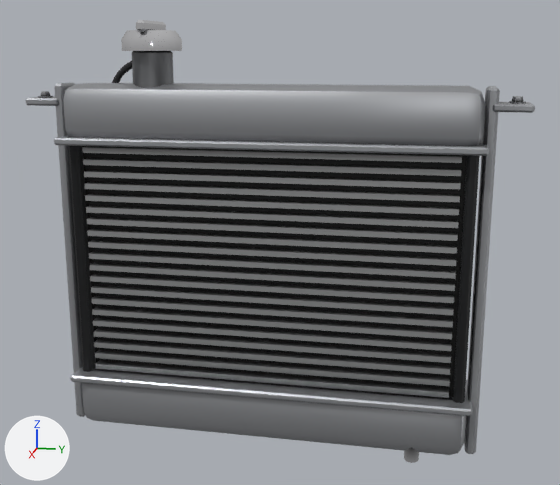
An edit to the glTF model public/models/modcar/parts/rad_small.glb, drawn before and after from the same camera.
Before and after are seen from a 50 mm camera at (0.82, 0.178, 0.434) aimed at (-0.014, 0.012, 0.226). Lighting does not change. The marker at lower left points along +X, +Y and +Z. The older version comes first. Vertices at exactly the same position are counted once.

In view in the first picture: 'PART'.
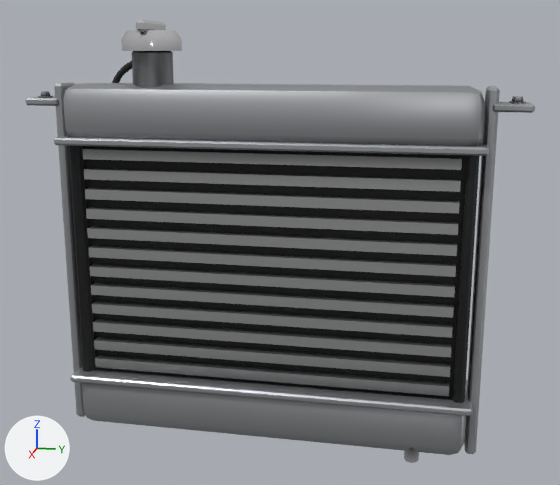
Changed parts and their boxes [x1, y1, x2, y2] in the pictures (560 x 485 px):
part 1 of me_part, added
    after: [94, 337, 450, 377]
part 2 of me_part, added
    after: [93, 319, 451, 357]
part 3 of me_part, added
    after: [92, 301, 453, 338]
part 4 of me_part, added
    after: [91, 282, 454, 318]
part 5 of me_part, added
    after: [87, 226, 457, 256]
part 6 of me_part, added
    after: [86, 207, 458, 235]
part 7 of me_part, added
    after: [85, 187, 460, 214]
part 8 of me_part, added
    after: [84, 168, 461, 192]
part 9 of me_part, deleted
    before: [84, 170, 461, 375]
part 10 of me_part, reshaped
    before: [82, 146, 462, 398]
    after: [82, 148, 462, 396]
part 11 of me_part, recoloured
    before: [83, 158, 461, 399]
    after: [95, 355, 449, 399]

Patch to the scene script:
```diff
--- a/public/models/modcar/parts/rad_small.glb.py
+++ b/public/models/modcar/parts/rad_small.glb.py
@@ me_part @@
 # used by ob_part; location = (0.0, 0.0, 0.0)
-me_part.from_pydata(...)  # 1099 vertices, 2022 faces; spans x -0.06..0.036, y -0.272..0.272, z -0.008..0.466
+me_part.from_pydata(...)  # 1035 vertices, 1926 faces; spans x -0.06..0.036, y -0.272..0.272, z -0.008..0.466
+# me_part part 1: a new loose piece, a box spanning x -0.002..0.018, y -0.205..0.205, z 0.093..0.104, in mat_alu
+# me_part part 2: a new loose piece, a box spanning x -0.002..0.018, y -0.205..0.205, z 0.116..0.127, in mat_alu
+# me_part part 3: a new loose piece, a box spanning x -0.002..0.018, y -0.205..0.205, z 0.138..0.149, in mat_alu
+# me_part part 4: a new loose piece, a box spanning x -0.002..0.018, y -0.205..0.205, z 0.161..0.172, in mat_alu
+# me_part part 5: a new loose piece, a box spanning x -0.002..0.018, y -0.205..0.205, z 0.228..0.239, in mat_alu
+# me_part part 6: a new loose piece, a box spanning x -0.002..0.018, y -0.205..0.205, z 0.251..0.262, in mat_alu
+# me_part part 7: a new loose piece, a box spanning x -0.002..0.018, y -0.205..0.205, z 0.273..0.284, in mat_alu
+# me_part part 8: a new loose piece, a box spanning x -0.002..0.018, y -0.205..0.205, z 0.296..0.307, in mat_alu
+# me_part part 9: 12 loose pieces with 96 vertices, spanning x -0.002..0.018, y -0.205..0.205, z 0.096..0.304, are deleted
+# me_part part 10
+# 48 vertices are removed from x -0.002..0.018, y -0.205..0.205, z 0.069..0.331
+# 96 faces are deleted
+# 8 new vertices lie (0.0, 0.0, -0.011) away from vertices in x -0.002..0.018, y -0.205..0.205, z 0.082..0.217
+# 8 new vertices lie (0.0, 0.0, 0.011) away from vertices in x -0.002..0.018, y -0.205..0.205, z 0.183..0.318
+# 48 new faces join them, mat_alu
+# me_part part 11: 33 kept faces spanning x -0.024..0.025, y -0.22..0.22, z 0.06..0.342 get new vertex colours; the middle colour goes from grey #858585 to grey #979797
 me_part.materials.append(mat_trim)
```
